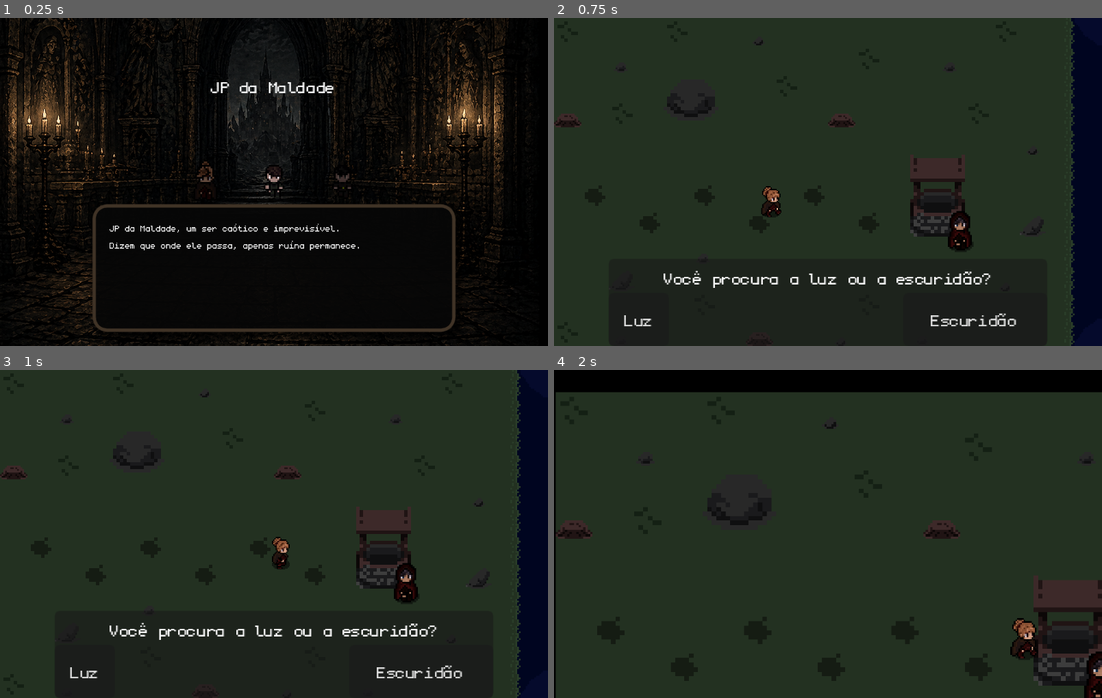
Above: before the commit, frames 1-4 (two rows, left to right).
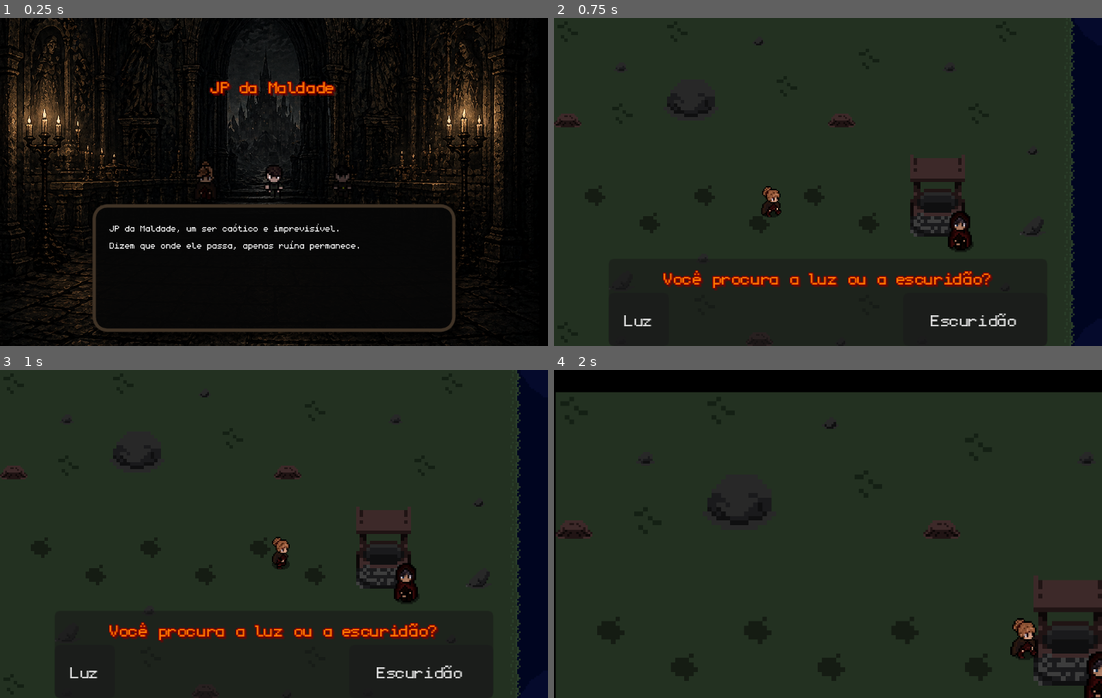
Above: after the commit, the same moments.

Repository: Matheus-Nogueira1/PelequeticosClube
Game: Godot game, scene res://scenes/menu/EscolherPersonagem.tscn
Two runs of this game, one before a commit and one after it. Both use one fixed random seed, a clock stepped at 60 frames per second and the inputs below. This scene is started directly instead of the project's main scene.
Inputs (mouse positions are in pixels of both pictures, inside the frame that each line leads up to):
- Up to frame 1 (0.25 s): no input
- Up to frame 2 (0.75 s): tap Enter (ui_accept) at 0.5 s; move the mouse to (948, 165) at 0.52 s; hold D (right) from 0.53 s (still down); tap E (interact) at 0.6 s; click (948, 165) at 0.67 s
- Up to frame 3 (1 s): keep holding D (right); tap Enter (ui_accept) at 0.77 s
- Up to frame 4 (2 s): release D (right) at 1.25 s; click "Luz" at 1.25 s

The runs differ from the first frame. In frame 1, 0.7% of the frame differs, in the area x 38-62%, y 19-24%; in frame 2, 1.6%, in the area x 19-80%, y 76-84%; in frame 3, 1.6%; in frame 4, nothing differs.

Commit message:
upando descrição de Escolhido

Diff:
--- a/ascencaozeta-pelequeta/fonts/Titulos.tres
+++ b/ascencaozeta-pelequeta/fonts/Titulos.tres
@@ -5,3 +5,8 @@
 [resource]
 font = ExtResource("1_miy1i")
 font_size = 15
+font_color = Color(1, 0.47843137, 0, 1)
+outline_size = 2
+outline_color = Color(0.5411765, 0, 0, 1)
+shadow_size = 2
+shadow_color = Color(0.46666667, 0, 0, 0.43137255)
--- a/ascencaozeta-pelequeta/scenes/menu/EscolherPersonagem.tscn
+++ b/ascencaozeta-pelequeta/scenes/menu/EscolherPersonagem.tscn
@@ -116,6 +116,7 @@
 theme_override_colors/font_shadow_color = Color(0, 0, 0, 1)
 theme_override_fonts/font = ExtResource("6_gipqf")
 theme_override_font_sizes/font_size = 10
+text = "ESCOLHIDO"
 label_settings = ExtResource("7_jog0g")
 horizontal_alignment = 1
 vertical_alignment = 1
@@ -145,5 +146,7 @@
 size_flags_vertical = 3
 theme_override_fonts/font = ExtResource("6_gipqf")
 theme_override_font_sizes/font_size = 5
+text = "Cleptomaníaco, Imperdoável, Inefável.
+Um borrão indistinguível guiado por uma motivação que nunca lhe pertenceu. Causado por uma origem tomada a força e fadado a destinos impossíveis de alcançar. Escolhido para extinguir as sombras custe o que custar."
 label_settings = ExtResource("8_ru14h")
 autowrap_mode = 2
--- a/ascencaozeta-pelequeta/scripts/data/personagens_principais.gd
+++ b/ascencaozeta-pelequeta/scripts/data/personagens_principais.gd
@@ -17,7 +17,8 @@
 		"escolhido":
 			return {
 				"nome": "Escolhido",
-				"descricao": ""
+				"descricao": "Cleptomaníaco, Imperdoável, Inefável.
+Um borrão indistinguível guiado por uma motivação que nunca lhe pertenceu. Causado por uma origem tomada a força e fadado a destinos impossíveis de alcançar. Escolhido para extinguir as sombras custe o que custar."
 			}
 
 		"jp", "jp da maldade", "jp da maldade", "jp da maldade":
Not shown, added: Lore/Fichas/ficha-Escolhido.pdf
